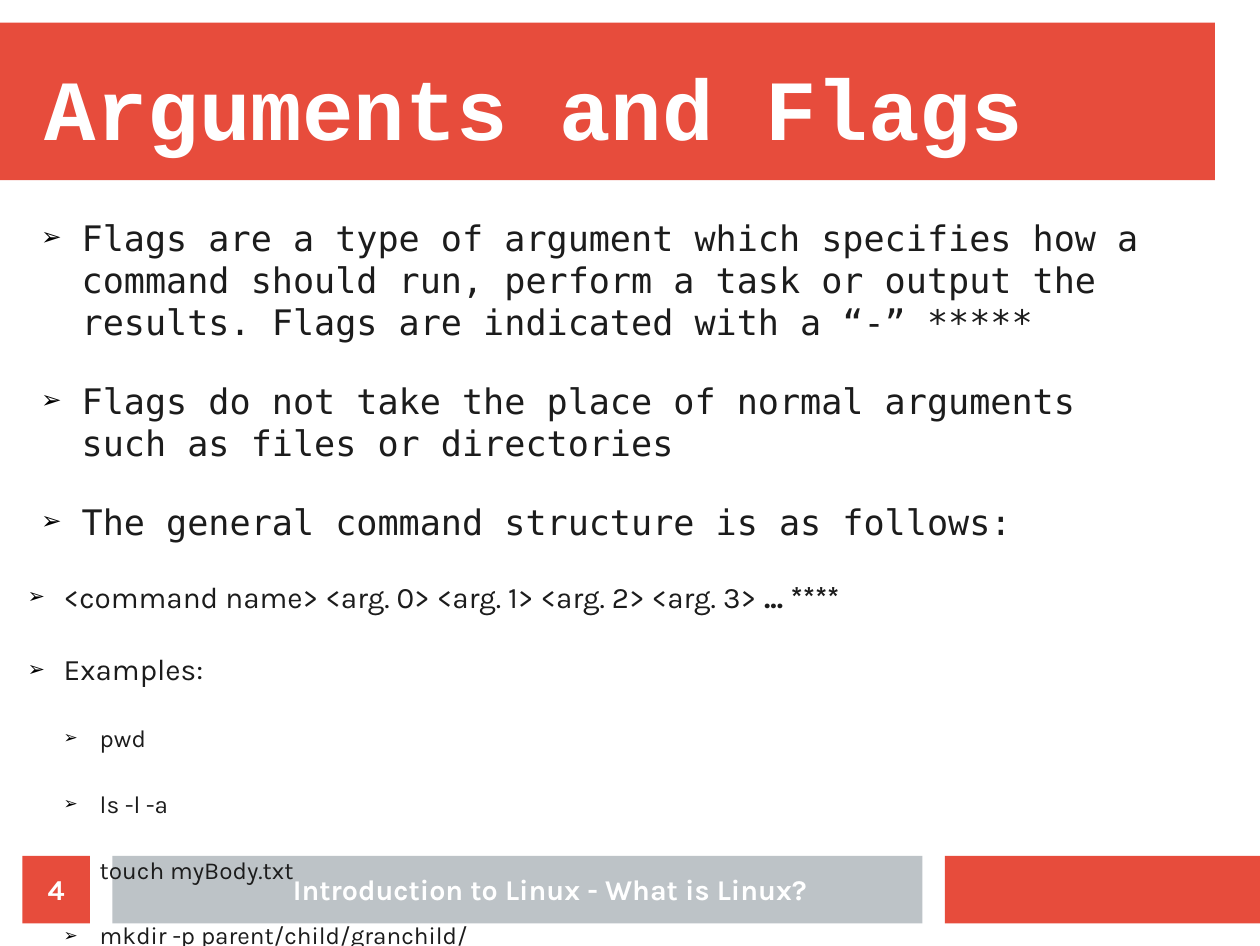
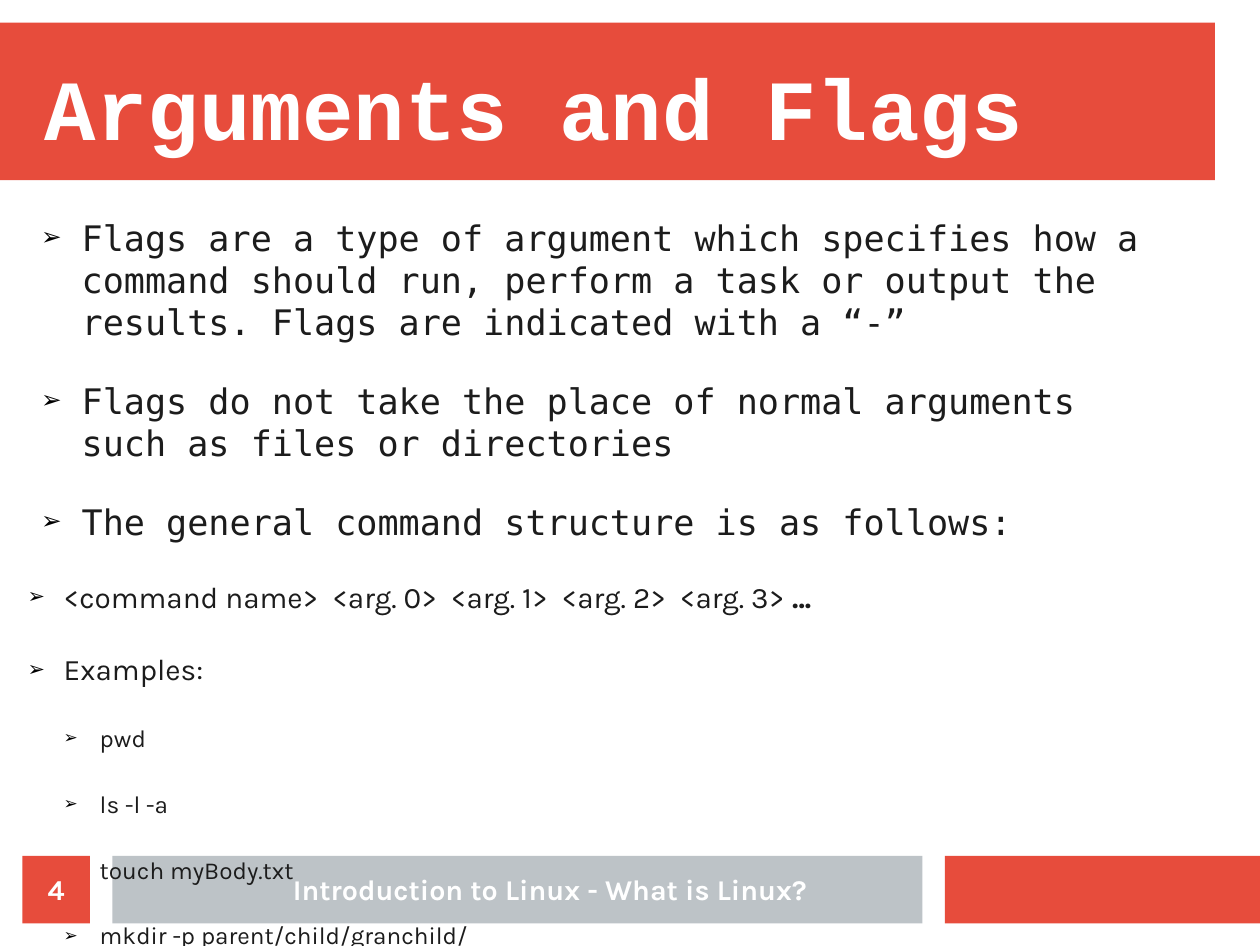
Before and after one commit to Nhlakanipho-Biyela/Intro_To_Linux_Course, a slide deck: slide 4 of Lecture_Slides/Lecture_3/ITL_Lecture_3_Basic_Commands.odp. Drawn at 1260x946 pixels with LibreOffice and Linux fonts; fonts in the diff are those of the drawing; background and template pictures are left out. Boxes give left, top, right and bottom in pixels: in the first picture for what was removed or moved away, otherwise in the second. Text is boxed around its words. In the diff, an @@ line names an element or a change of style, - is before the commit and + after.

Commit message:
Lecture 3 final commit

```diff
--- a/Lecture_Slides/Lecture_3/ITL_Lecture_3_Basic_Commands.odp
+++ b/Lecture_Slides/Lecture_3/ITL_Lecture_3_Basic_Commands.odp
@@ text at <box>82,224,1138,343</box>: text changed @@
-➢ Flags are a type of argument which specifies how a command should run, perform a task or output the results. Flags are indicated with a “-” *****
+➢ Flags are a type of argument which specifies how a command should run, perform a task or output the results. Flags are indicated with a “-”
@@ text at <box>64,587,784,616</box>: text changed @@
-  ➢ <command name> <arg. 0> <arg. 1> <arg. 2> <arg. 3> ... ****
+  ➢ <command name> <arg. 0> <arg. 1> <arg. 2> <arg. 3> ...
```
Also in this commit, not shown: 2 other slides changed.
